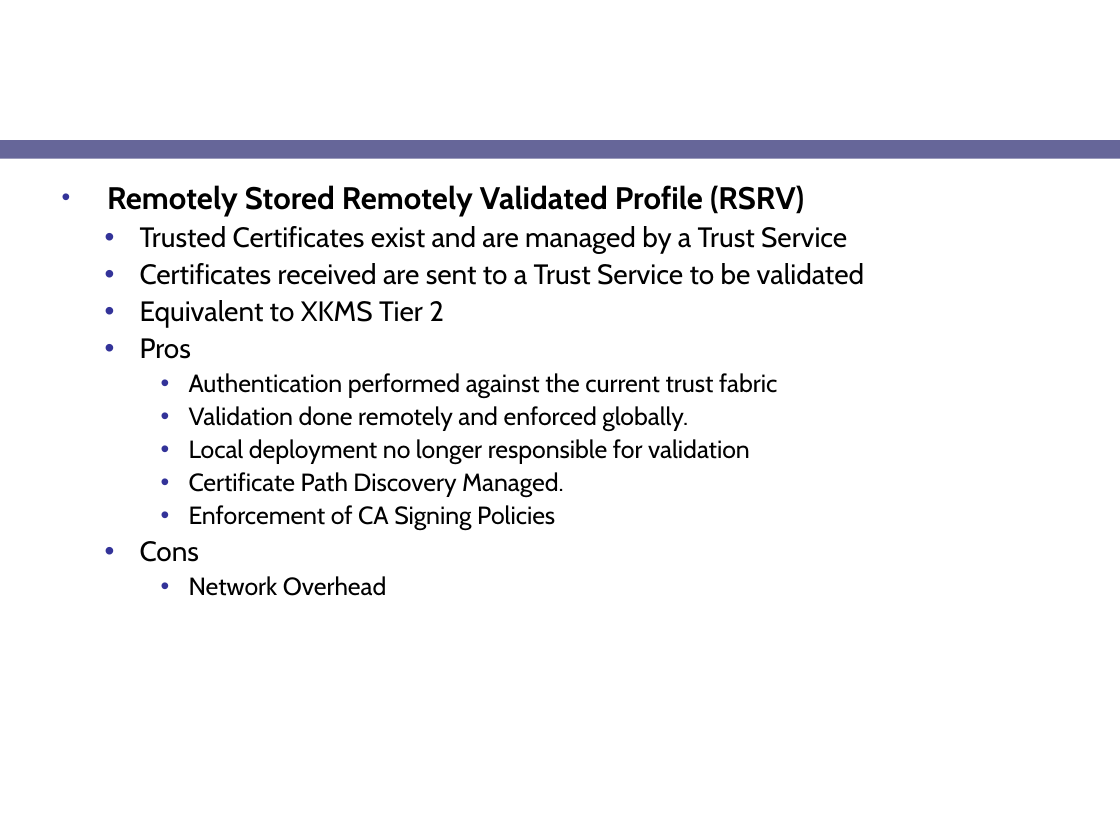
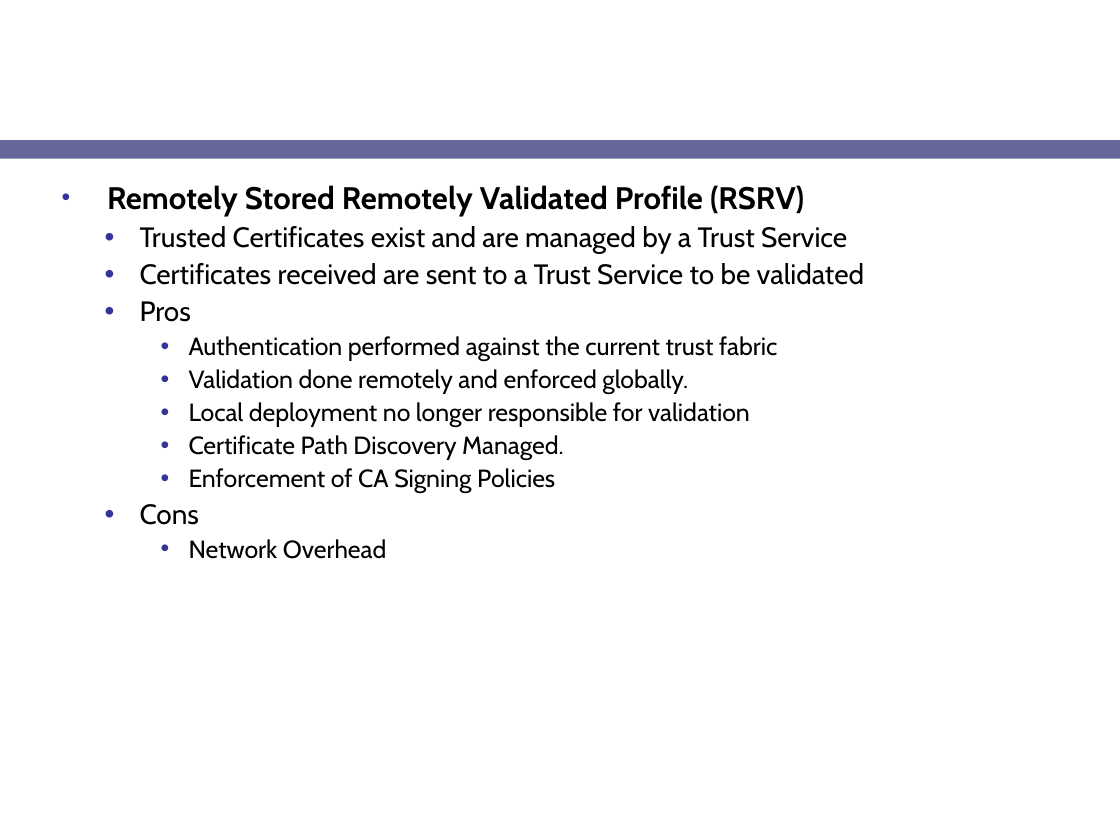
Before and after one commit to NCIP/cagrid-portal, a slide deck: slide 9 of cagrid-1-0/Documentation/presentations/security/gts/gts-pki-2007.ppt (slide 12 before the commit). Drawn at 1120x840 pixels with LibreOffice and Linux fonts; fonts in the diff are those of the drawing; background and template pictures are left out. Boxes give left, top, right and bottom in pixels: in the first picture for what was removed or moved away, otherwise in the second. Text is boxed around its words. In the diff, an @@ line names an element or a change of style, - is before the commit and + after.

```diff
--- a/cagrid-1-0/Documentation/presentations/security/gts/gts-pki-2007.ppt
+++ b/cagrid-1-0/Documentation/presentations/security/gts/gts-pki-2007.ppt
@@ text at (140,300,444,328): paragraph removed @@
-  • Equivalent to XKMS Tier 2
```
Also in this commit, not shown: 2 other slides changed, 3 slides removed, 2 other files.
